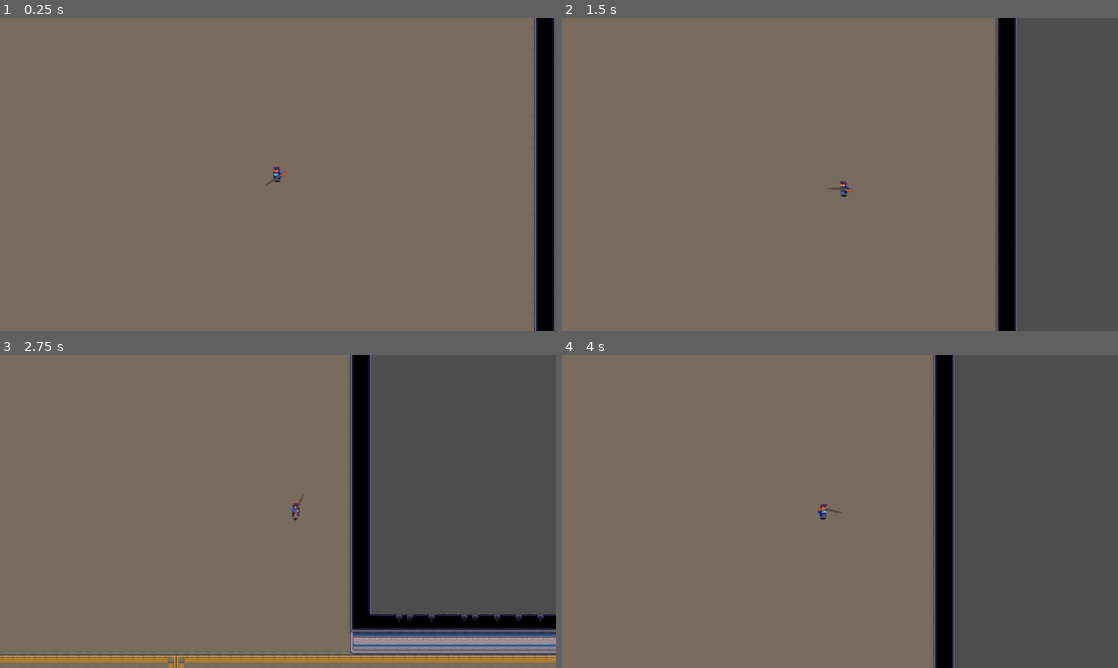
Above: before the commit, frames 1-4 (two rows, left to right).
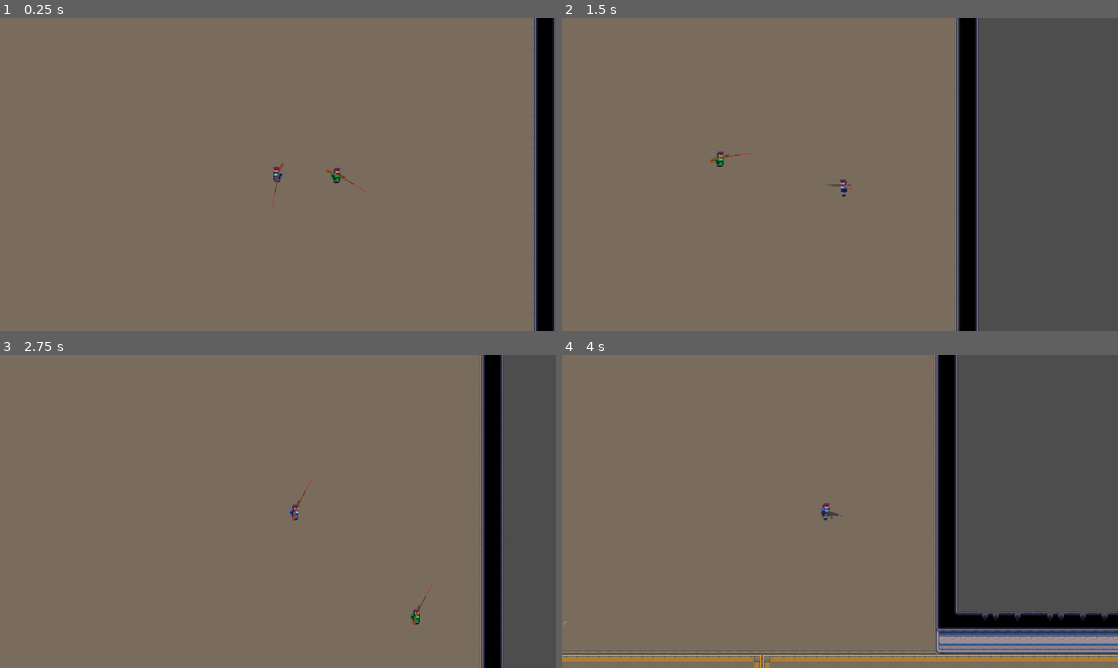
Above: after the commit, the same moments.

Repository: CatsArePanzers/godot-game-project
Game: Godot game, scene res://main.tscn
Two runs of this game, one before a commit and one after it. Both use one fixed random seed, a clock stepped at 60 frames per second and the inputs below.
Inputs (mouse positions are in pixels of both pictures, inside the frame that each line leads up to):
- Up to frame 1 (0.25 s): no input
- Up to frame 2 (1.5 s): tap Enter at 0.5 s; move the mouse to (962, 158) at 0.52 s; hold D (move_right) 0.53-1.28 s; tap Tab (switch_player) at 0.6 s; tap E (switch_next_weapon, bound only after the commit) at 0.8, 1.35 s; move the mouse to (728, 190) at 1.27 s; hold S (move_down) from 1.28 s (still down)
- Up to frame 3 (2.75 s): tap Q (switch_prev_weapon, bound only after the commit) at 1.55, 2.1 s; move the mouse to (333, 442) at 2.02 s; release S (move_down) at 2.03 s; hold D (move_right) from 2.03 s (still down); tap Tab (switch_player) at 2.3 s
- Up to frame 4 (4 s): move the mouse to (812, 574) at 2.77 s; release D (move_right) at 2.78 s; hold W (move_up) 2.78-3.53 s; click (812, 574) at 2.85 s; tap E (switch_next_weapon, bound only after the commit) at 3.05 s; move the mouse to (1006, 558) at 3.52 s; hold A (move_left) from 3.53 s (still down); tap Tab (switch_player) at 3.6 s; tap Q (switch_prev_weapon, bound only after the commit) at 3.8 s

The runs differ from the first frame. In frame 1, 0.2% of the frame differs, in the area x 47-66%, y 46-61%; in frame 2, 11%; in frame 3, 30%, in the area x 0-100%, y 0-100%; in frame 4, 9.0%.

Commit message:
implemented weapon switching

Diff:
--- a/entities/allies/ally.tscn
+++ b/entities/allies/ally.tscn
@@ -245,26 +245,23 @@
 
 [node name="WeaponComponent" parent="." instance=ExtResource("3_3nq64")]
 
+[node name="Sniper" parent="WeaponComponent" instance=ExtResource("3_kbuka")]
+position = Vector2(1, -6)
+shot_velocity = 2500
+
+[node name="Pistol" parent="WeaponComponent" instance=ExtResource("4_ft6o3")]
+visible = false
+position = Vector2(3, -4)
+sprite_offset = 4
+
 [node name="Shotgun" parent="WeaponComponent" instance=ExtResource("4_hlhdo")]
+visible = false
 position = Vector2(4, -3)
 min_spread = 3.0
 max_spread = 5.0
-offset = 10
 
 [node name="Assault" parent="WeaponComponent" instance=ExtResource("2_xh4n6")]
 visible = false
-offset = 5
-
-[node name="Pistol" parent="WeaponComponent" instance=ExtResource("4_ft6o3")]
-visible = false
-position = Vector2(3, -4)
-offset = 4
-
-[node name="Sniper" parent="WeaponComponent" instance=ExtResource("3_kbuka")]
-visible = false
-position = Vector2(1, -6)
-shot_velocity = 2500
-offset = 3
 
 [node name="DetectionZone" type="Area2D" parent="." groups=["Enemy"]]
 scale = Vector2(2.44, 2.32)
@@ -285,9 +282,8 @@
 one_shot = true
 
 [node name="NavigationAgent2D" type="NavigationAgent2D" parent="."]
-path_desired_distance = 24.0
-target_desired_distance = 24.0
-navigation_layers = 129
+path_desired_distance = 9.0
+target_desired_distance = 27.0
 avoidance_enabled = true
 radius = 50.0
 neighbor_distance = 200.0
--- a/entities/character.gd
+++ b/entities/character.gd
@@ -50,6 +50,7 @@
 func _ready():
 	weapon_component.set_team(team.team)
 	weapon = weapon_component.get_current_weapon()
+	weapon_component.change_weapon.connect(change_weapon)
 
 func get_team():
 	return team.team
@@ -80,7 +81,7 @@
 
 	if weapon.barrel.global_position.x - self.global_position.x < 0:
 		weapon.sprite.flip_v = true
-		weapon.sprite.offset = Vector2(0, -weapon.offset)
+		weapon.sprite.offset = Vector2(0, -weapon.sprite_offset)
 		sprite.flip_h = true
 	else:
 		weapon.sprite.flip_v = false
@@ -224,3 +225,6 @@
 		target_pos = ray["position"]
 
 	set_nav_agent_target_pos(target_pos)
+
+func change_weapon(new_weapon):
+	weapon = new_weapon
--- a/entities/character.tscn
+++ b/entities/character.tscn
@@ -278,6 +278,7 @@
 wait_time = 0.3
 autostart = true
 
+[connection signal="change_weapon" from="WeaponComponent" to="." method="_on_weapon_component_change_weapon"]
 [connection signal="body_entered" from="DetectionZone" to="." method="_on_detection_zone_body_entered"]
 [connection signal="body_exited" from="DetectionZone" to="." method="_on_detection_zone_body_exited"]
 [connection signal="velocity_computed" from="NavigationAgent2D" to="." method="_on_navigation_agent_2d_velocity_computed"]
--- a/main.gd
+++ b/main.gd
@@ -63,7 +63,7 @@
 
 func _ready():
 	spawn_ally()
-	#spawn_ally()
+	spawn_ally()
 	#spawn_ally()
 	#spawn_ally()
 
@@ -101,7 +101,6 @@
 
 	if allies[player_idx] == null:
 		allies.pop_at(player_idx)
-		#print("meow ", allies.size(), " ", player_idx)
 		player_idx %= allies.size()
 
 	ally_controllers[allies[player_idx - 1]].change_state(CharacterState.IDLE)
--- a/project.godot
+++ b/project.godot
@@ -58,6 +58,16 @@
 "events": [Object(InputEventKey,"resource_local_to_scene":false,"resource_name":"","device":-1,"window_id":0,"alt_press …(182 unchanged characters)…
 ]
 }
+switch_prev_weapon={
+"deadzone": 0.5,
+"events": [Object(InputEventKey,"resource_local_to_scene":false,"resource_name":"","device":-1,"window_id":0,"alt_pressed":false,"shift_pressed":false,"ctrl_pressed":false,"meta_pressed":false,"pressed":false,"keycode":0,"physical_keycode":81,"key_label":0,"unicode":113,"echo":false,"script":null)
+]
+}
+switch_next_weapon={
+"deadzone": 0.5,
+"events": [Object(InputEventKey,"resource_local_to_scene":false,"resource_name":"","device":-1,"window_id":0,"alt_pressed":false,"shift_pressed":false,"ctrl_pressed":false,"meta_pressed":false,"pressed":false,"keycode":0,"physical_keycode":69,"key_label":0,"unicode":101,"echo":false,"script":null)
+]
+}
 
 [layer_names]
 
--- a/state-machine/states/ally-states/state_player.gd
+++ b/state-machine/states/ally-states/state_player.gd
@@ -30,6 +30,11 @@
 	if Input.is_action_pressed("move_right"):
 		character.velocity.x = 1
 
+	if Input.is_action_just_pressed("switch_next_weapon"):
+		character.weapon_component.switch_weapon(1)
+	elif Input.is_action_just_pressed("switch_prev_weapon"):
+		character.weapon_component.switch_weapon(-1)
+
 	character.velocity = character.velocity.normalized() * character.speed
 	character.move_and_slide()
 
--- a/weapons/assault.tscn
+++ b/weapons/assault.tscn
@@ -12,8 +12,9 @@
 damage = 15
 min_spread = 1.0
 spread = 0.05
+max_rand_spread = 0.75
 max_spread = 5.0
-offset = 12
+sprite_offset = 12
 
 [node name="GunSprite" type="Sprite2D" parent="."]
 position = Vector2(20, 6)
--- a/weapons/base/gun.gd
+++ b/weapons/base/gun.gd
@@ -11,11 +11,12 @@
 @export var shot_velocity: int = 0
 @export var damage: 	   int = 0
 
-@export var min_spread:    float
-@export var spread: 	   float
-@export var max_spread:    float
+@export var min_spread:    	 float
+@export var spread: 	   	 float
+@export var max_rand_spread: float
+@export var max_spread:      float
 
-@export var offset:		   int
+@export var sprite_offset:	 int
 
 @onready var team
 
@@ -47,12 +48,9 @@
 
 	spread = clamp(spread, 0, max_spread - min_spread)
 
-	var rand_spread = randf_range(-1, 1)
+	var rand_spread = randf_range(-max_rand_spread, max_rand_spread)
 
 	var spread_direction = randi_range(-1, 1)
-
-	#while spread_direction == 0:
-	#	spread_direction = randi_range(-1, 1)
 
 	if abs(fmod(global_rotation, PI * 3/4)) < PI/4:
 		bullet_spread.y = min_spread + spread
--- a/weapons/base/weapon_component.gd
+++ b/weapons/base/weapon_component.gd
@@ -2,13 +2,28 @@
 
 class_name WeaponComponent
 
-signal change_weapon
+signal change_weapon(weapon)
 
 var team
 
 var curr_weapon: Weapon
 
 var weapons := Array()
+
+func switch_weapon(weapon_change = 1):
+	var weapon_idx = weapons.find(curr_weapon)
+	weapon_idx += weapon_change
+	weapon_idx %= weapons.size()
+
+	curr_weapon.visible = false
+
+	curr_weapon = weapons[weapon_idx]
+
+	curr_weapon.visible = true
+
+	change_weapon.emit(curr_weapon)
+
+	return curr_weapon
 
 func set_team(p_team):
 	team = p_team
--- a/weapons/pistol.tscn
+++ b/weapons/pistol.tscn
@@ -11,6 +11,7 @@
 shot_velocity = 1500
 damage = 40
 spread = 0.05
+max_rand_spread = 0.2
 max_spread = 2.0
 
 [node name="GunSprite" type="Sprite2D" parent="."]
--- a/weapons/shotgun.tscn
+++ b/weapons/shotgun.tscn
@@ -12,6 +12,7 @@
 damage = 20
 min_spread = 2.0
 spread = 1.0
+max_rand_spread = 1.0
 max_spread = 4.0
 
 [node name="GunSprite" type="Sprite2D" parent="."]
--- a/weapons/sniper.tscn
+++ b/weapons/sniper.tscn
@@ -10,15 +10,16 @@
 shots_amount = 1
 shot_velocity = 4000
 damage = 500
+sprite_offset = 6
 
 [node name="GunSprite" type="Sprite2D" parent="."]
-position = Vector2(16, 1)
+position = Vector2(16, 3)
 texture = ExtResource("3_ws0cp")
 region_enabled = true
 region_rect = Rect2(98, 201, 89, 19)
 
 [node name="GunBarrel" type="Marker2D" parent="."]
-position = Vector2(64, 0)
+position = Vector2(61, 0)
 
 [node name="Cooldown" type="Timer" parent="."]
 wait_time = 0.8
@@ -28,7 +29,14 @@
 wait_time = 0.7
 one_shot = true
 
-[node name="Sprite2D" type="Sprite2D" parent="."]
+[node name="Node2D" type="Node2D" parent="."]
+
+[node name="ColorRect" type="ColorRect" parent="."]
+offset_left = 61.0
+offset_right = 101.0
+offset_bottom = 1.0
+rotation = 6.28319
+color = Color(1, 0, 0, 1)
 
 [connection signal="timeout" from="Cooldown" to="." method="_on_timer_timeout"]
 [connection signal="timeout" from="SpreadTimer" to="." method="_on_spread_timer_timeout"]
